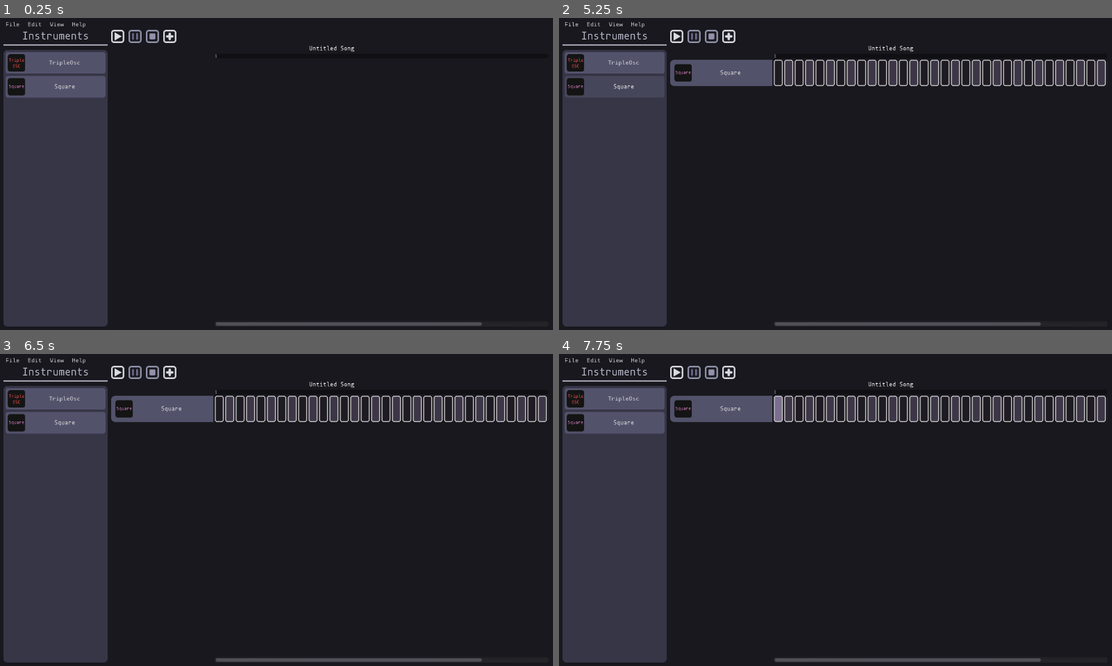
Above: before the commit, frames 1-4 (two rows, left to right).
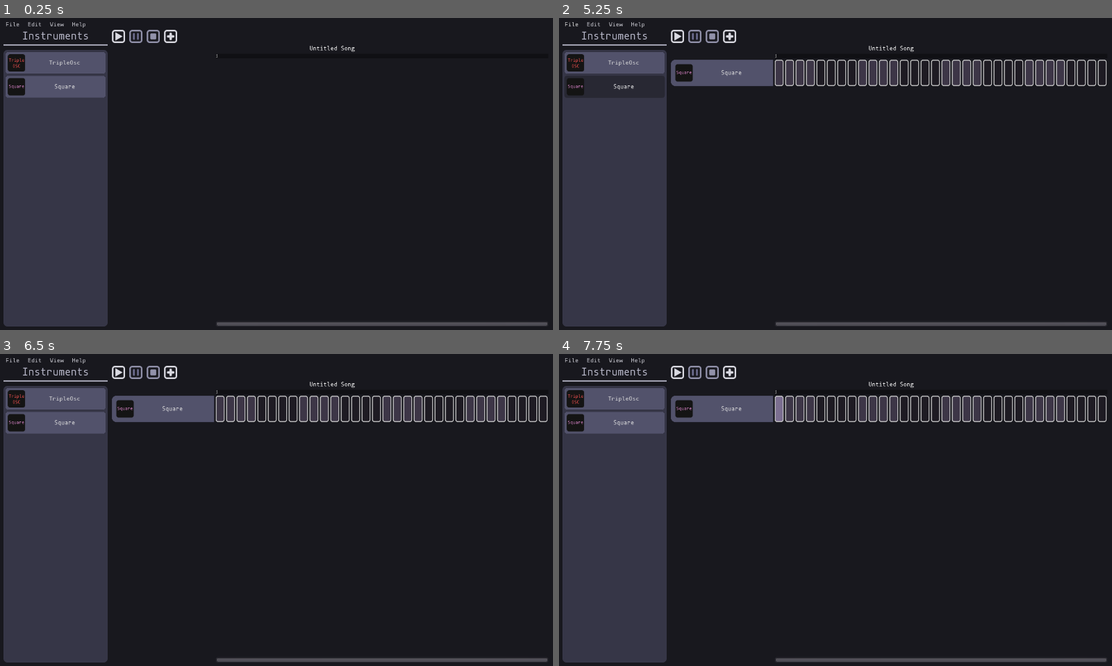
Above: after the commit, the same moments.

Repository: QuadCubedStudios/GoDAW
Game: Godot game, scene res://Main.tscn
The game is run twice, just before and just after one commit, with the same random seed, the same clock (stepped at 60 frames per second) and the same inputs.
Inputs (mouse positions are in pixels of both pictures, inside the frame that each line leads up to):
- Up to frame 1 (0.25 s): no input
- Up to frame 2 (5.25 s): click (675, 36) at 0.5 s; click (675, 36) at 1.25 s; click "File" at 2 s; click "Edit" at 2.75 s; click "View" at 3.5 s; click "TripleOsc" at 4.25 s; click "Square" at 5 s
- Up to frame 3 (6.5 s): click (171, 372) at 5.75 s
- Up to frame 4 (7.75 s): click "Square" at 6.5 s; click (780, 410) at 7.27 s

The runs differ from the first frame. In frame 1, 0.4% of the frame differs, in the area x 20-99%, y 3-99%; in frame 2, 5.0%, in the area x 1-100%, y 3-99%; in frame 3, 3.9%; in frame 4, 3.8%.

Commit message:
scroll stuff

Diff:
--- a/Main.tscn
+++ b/Main.tscn
@@ -74,7 +74,7 @@
 margin_right = 1264.0
 margin_bottom = 704.0
 size_flags_vertical = 3
-custom_constants/separation = 8
+custom_constants/separation = 10
 
 [node name="InstrumentsPanel" parent="VBoxContainer/HBoxContainer" instance=ExtResource( 5 )]
 anchor_right = 0.0
@@ -83,7 +83,7 @@
 margin_bottom = 683.0
 
 [node name="VBoxContainer" type="VBoxContainer" parent="VBoxContainer/HBoxContainer"]
-margin_left = 248.0
+margin_left = 250.0
 margin_right = 1264.0
 margin_bottom = 683.0
 size_flags_horizontal = 3
@@ -101,7 +101,7 @@
 anchor_right = 0.0
 anchor_bottom = 0.0
 margin_top = 34.0
-margin_right = 1016.0
+margin_right = 1014.0
 margin_bottom = 683.0
 size_flags_vertical = 3
 
--- a/Panels/SongEditor/InstrumentTrack.gd
+++ b/Panels/SongEditor/InstrumentTrack.gd
@@ -5,12 +5,18 @@
 var instrument_toggle : ToolButton
 
 # styles
+var style := true
 var style_1 = preload("res://Theme/Default/SongButton1.tres")
 var style_2 = preload("res://Theme/Default/SongButton2.tres")
 var style_pressed = preload("res://Theme/Default/SongButtonPressed.tres")
 
+onready var delete_confirm = $DeleteConfirm
+onready var scroll_view = $HBoxContainer/ScrollView
 onready var segments = $HBoxContainer/ScrollView/Segments
-onready var delete_confirm = $DeleteConfirm
+
+func _ready():
+	add_segments()
+	scroll = Global.scroll
 
 func set_scroll(val):
 	if val >= 0:
@@ -23,14 +29,16 @@
 	instrument_toggle.text = (instrument_name if instrument_name.length() <= 20
 								else instrument_name.substr(0, 17) + "...")
 
-func _ready():
-	for i in range(100):
+func add_segments():
+	print(OS.window_size)
+	for i in range(scroll_view.rect_size.x/19):
 		var segment = Button.new()
 		segment.rect_min_size.x = 20
 		segment.focus_mode = Control.FOCUS_NONE
 		segment.add_stylebox_override("disabled", style_pressed)
-		segment.add_stylebox_override("normal", style_1 if i % 2 == 0 else style_2)
-		segment.add_stylebox_override("hover", style_1 if i % 2 == 0 else style_2)
+		if i % 4 == 0: style = !style
+		segment.add_stylebox_override("normal", style_1 if style else style_2)
+		segment.add_stylebox_override("hover", style_1 if style else style_2)
 		segment.connect("gui_input", self, "segment_input", [segment])
 		segments.add_child(segment)
 
@@ -39,6 +47,8 @@
 		if event.pressed:
 			if event.button_index == 1:
 				segment.disabled = true
+				if get_index() > Global.last_segment:
+					Global.last_segment = get_index()
 			if event.doubleclick :
 				$Panel.visible = !$Panel.visible
 			if event.button_index == 3:
@@ -46,7 +56,7 @@
 
 func _on_InstrumentToggle_gui_input(event):
 	if event is InputEventMouseButton:
-		if event.button_index == 2 && event.pressed:
+		if event.button_index == 3 && event.pressed:
 			delete_confirm.dialog_text = (
 				"Are you sure you want to delete track " + instrument_toggle.text)
 			delete_confirm.popup_centered()
--- a/Panels/SongEditor/InstrumentTrack.tscn
+++ b/Panels/SongEditor/InstrumentTrack.tscn
@@ -15,10 +15,6 @@
 [node name="InstrumentTrack" type="VBoxContainer"]
 anchor_right = 1.0
 anchor_bottom = 1.0
-margin_left = -1.78033
-margin_top = -4.22498
-margin_right = -1.78027
-margin_bottom = -4.22498
 script = ExtResource( 2 )
 __meta__ = {
 "_edit_use_anchors_": false
--- a/Panels/SongEditor/SongEditor.gd
+++ b/Panels/SongEditor/SongEditor.gd
@@ -3,6 +3,7 @@
 var InstrumentTrack = preload("./InstrumentTrack.tscn")
 
 onready var tracks = $ScrollContainer/Tracks
+onready var scroll_bar = $Scrollbar/HScrollBar
 
 # Takes a Button since it conveniently sends an icon and message
 func add_track(instrument: Button):
--- a/Panels/SongEditor/SongEditor.tscn
+++ b/Panels/SongEditor/SongEditor.tscn
@@ -93,7 +93,7 @@
 margin_right = 1271.0
 margin_bottom = 12.0
 size_flags_horizontal = 3
-page = 80.0
+page = 100.0
 
 [node name="Space2" type="Control" parent="Scrollbar"]
 margin_left = 1275.0
--- a/Theme/Default/GoDAWTheme.tres
+++ b/Theme/Default/GoDAWTheme.tres
@@ -29,12 +29,12 @@
 corner_radius_bottom_right = 15
 corner_radius_bottom_left = 15
 
-[sub_resource type="StyleBoxFlat" id=8]
+[sub_resource type="StyleBoxFlat" id=6]
 content_margin_left = 10.0
 content_margin_right = 10.0
 content_margin_top = 10.0
 content_margin_bottom = 10.0
-bg_color = Color( 0.278431, 0.278431, 0.356863, 1 )
+bg_color = Color( 0.160784, 0.160784, 0.203922, 1 )
 border_width_left = 5
 border_width_top = 5
 border_width_right = 5
@@ -61,7 +61,7 @@
 corner_radius_bottom_right = 10
 corner_radius_bottom_left = 10
 
-[sub_resource type="StyleBoxFlat" id=7]
+[sub_resource type="StyleBoxFlat" id=8]
 content_margin_left = 10.0
 content_margin_right = 10.0
 content_margin_top = 10.0
@@ -113,6 +113,6 @@
 ToolButton/fonts/font = null
 ToolButton/styles/disabled = null
 ToolButton/styles/focus = null
-ToolButton/styles/hover = SubResource( 8 )
-ToolButton/styles/normal = SubResource( 6 )
-ToolButton/styles/pressed = SubResource( 7 )
+ToolButton/styles/hover = SubResource( 6 )
+ToolButton/styles/normal = SubResource( 7 )
+ToolButton/styles/pressed = SubResource( 8 )
--- a/util/scripts/Global.gd
+++ b/util/scripts/Global.gd
@@ -1,25 +1,20 @@
 extends Node
 
-#var root: Viewport
-#var main: Control
-#var players : Node
-#var instruments: VBoxContainer
-#var instrument: PackedScene
-#var song_editor: Control
-#var piano_roll: Panel
-#var selected_instrument: String
-
+# Signals
 signal play
 signal pause
 signal stop
 signal piano_state_changed
 signal window_size_changed
 
+# Vars
+var scroll: int = 0
+var last_segment: int = 0
+
+# Nodes
+var root
+var song_editor: HBoxContainer
+
 func _ready():
-	pass
-#	root = get_tree().get_root()
-#	main = get_node("/root/Main")
-#	players = main.find_node("Player")
-#	instruments = main.find_node("Instruments")
-#	song_editor = main.find_node("SongEditor")
-#	piano_roll = main.find_node("PianoRollPanel")
+	root = get_tree().get_root()
+	song_editor = root.find_node("SongEditor")
Not shown: 1 places in Theme/Default/GoDAWTheme.tres that only renumber resources
